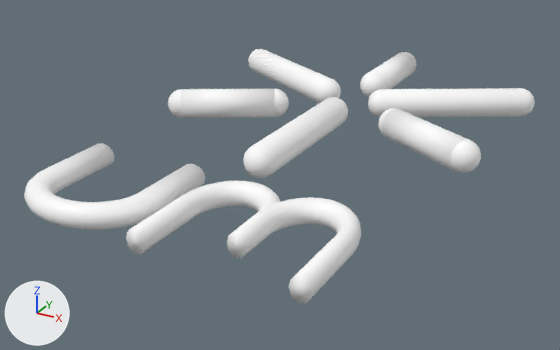
The glTF model um.glb, before and after one commit.
One viewpoint serves both versions: a 50 mm lens placed at (7.76, -17.48, 6.39), pointed at (-0.46, -2.53, -1.08). Arrows for +X, +Y and +Z are at lower left; the lights stay in place. The picture after the commit comes second. Where no turn or scale is listed for an object, it has been applied to the vertices.
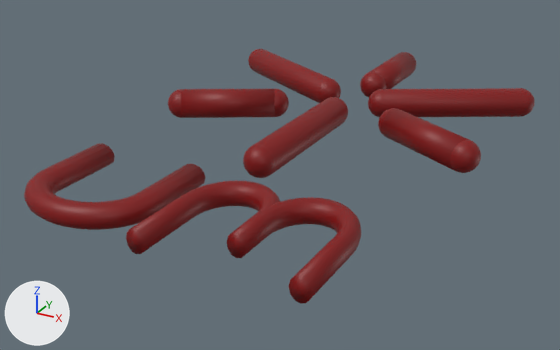
Location of each change, [x1, y1, x2, y2] in pixels of the pictures (560 x 350 px):
'Torus.002', recoloured (white to red): [126, 181, 361, 303] in both
'Torus', recoloured (white to red): [24, 143, 206, 230] in both
'Cylinder.002', recoloured (white to red): [368, 88, 535, 117] in both
'Cylinder', recoloured (white to red): [243, 97, 348, 178] in both
'Sphere.001', recoloured (white to red): [378, 108, 481, 173] in both
'Sphere.003', recoloured (white to red): [168, 89, 289, 118] in both
'Cylinder.001', recoloured (white to red): [248, 49, 341, 103] in both
'Sphere.002', recoloured (white to red): [360, 52, 416, 97] in both

Patch to the scene script:
```diff
--- a/um.glb.py
+++ b/um.glb.py
@@ mat_cor_primária @@
 mat_cor_primária = principled_material('Cor Primária')
-mat_cor_primária.base_color = (1.0, 1.0, 1.0)  # white #ffffff
+mat_cor_primária.base_color = (0.225, 0.0, 0.000196)  # red #820001
```
